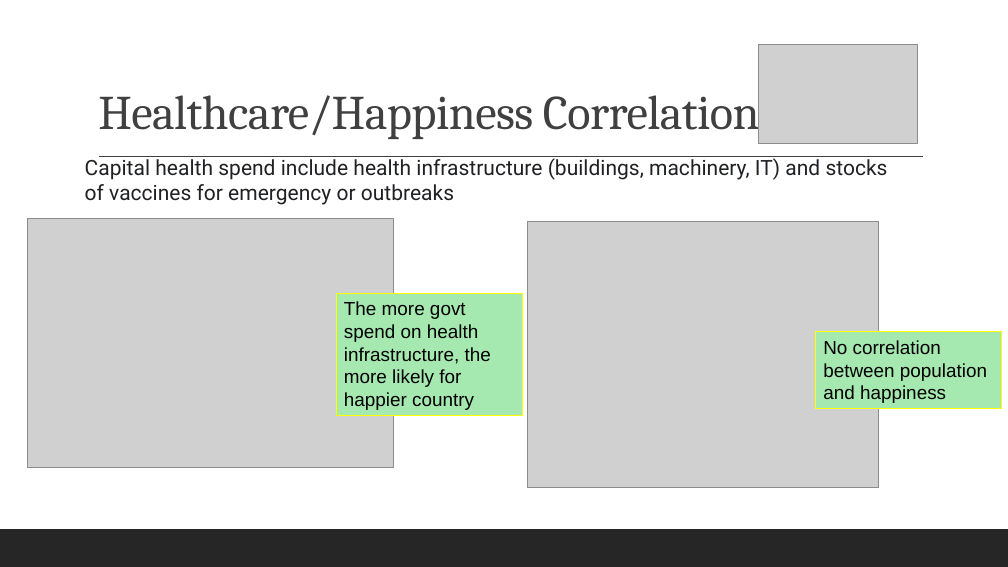
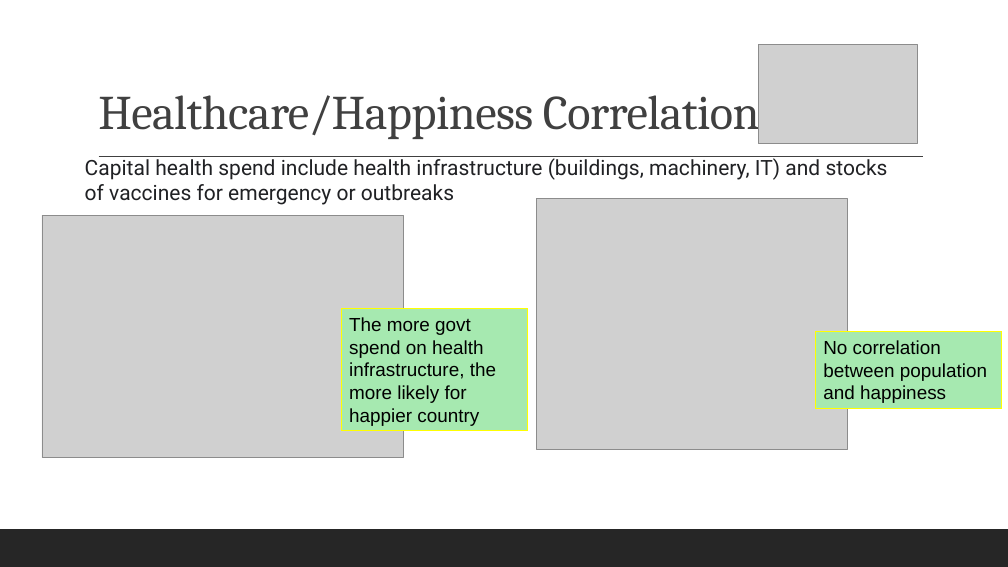
Before and after one commit to reginesgit/Factors-Contributing-to-a-Countrys-Happiness, a slide deck: slide 11 of Anaconda_Results_Presentation.pptx (slide 10 before the commit). Drawn at 1008x567 pixels with LibreOffice and Linux fonts; fonts in the diff are those of the drawing; grey boxes stand for pictures. Boxes give left, top, right and bottom in pixels: in the first picture for what was removed or moved away, otherwise in the second. Text is boxed around its words. In the diff, an @@ line names an element or a change of style, - is before the commit and + after.

Commit message:
adding info in health

```diff
--- a/Anaconda_Results_Presentation.pptx
+++ b/Anaconda_Results_Presentation.pptx
@@ picture: place and size @@
-picture at box(528, 222, 879, 488)
+picture at box(537, 198, 847, 449)
@@ picture: place and size @@
-picture at box(27, 219, 393, 467)
+picture at box(42, 216, 403, 458)
@@ rectangle "The more govt spend on ...": place and size @@
-rectangle "The more govt spend on ..." at box(337, 293, 523, 416)
+rectangle "The more govt spend on ..." at box(342, 309, 528, 432)
```
Also in this commit, not shown: 6 other slides changed, 2 slides added, 1 slide removed, 4 other files.
